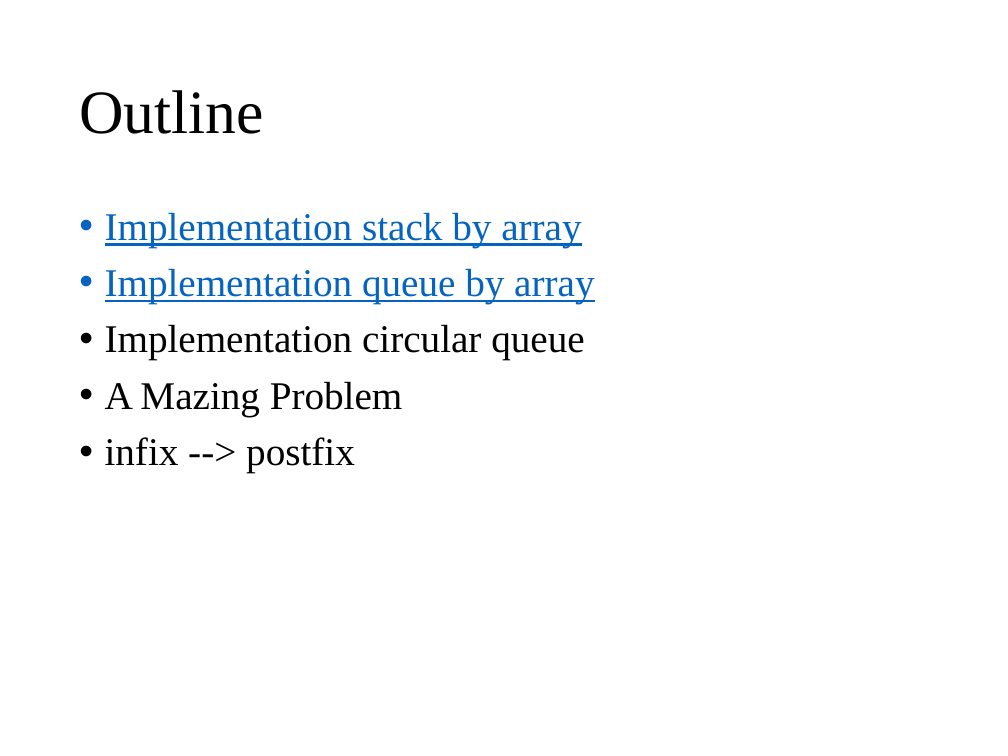
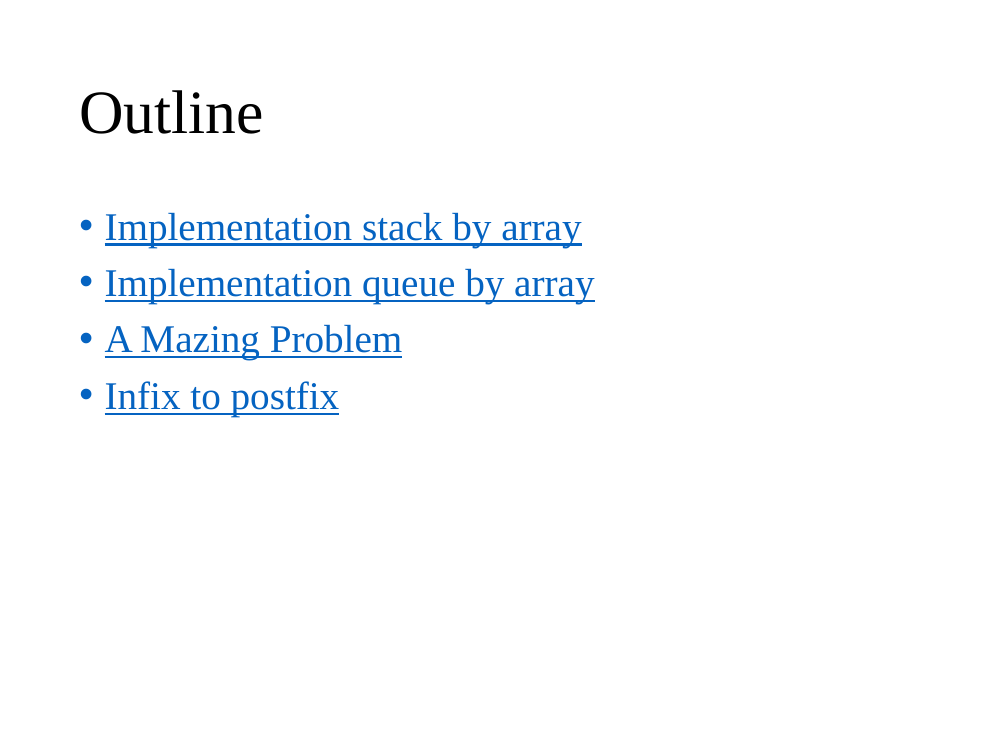
Before and after one commit to wangruxing/DataStructure, a slide deck: slide 2 of Chapter 3 Stacks and Queues/Chapter 3.pptx. Drawn at 1008x756 pixels with LibreOffice and Linux fonts; fonts in the diff are those of the drawing. Boxes give left, top, right and bottom in pixels: in the first picture for what was removed or moved away, otherwise in the second. Text is boxed around its words. In the diff, an @@ line names an element or a change of style, - is before the commit and + after.

```diff
--- a/Chapter 3 Stacks and Queues/Chapter 3.pptx
+++ b/Chapter 3 Stacks and Queues/Chapter 3.pptx
@@ text at <box>105,324,584,360</box>: paragraph removed @@
-• Implementation circular queue
@@ text at <box>105,324,403,360</box>: text colour #000000 to #0563C1, underline on in "A Mazing Problem" @@
@@ text at <box>105,381,340,416</box>: text changed; text colour #000000 to #0563C1 @@
-• infix --> postfix
+• Infix to postfix
```
Also in this commit, not shown: 2 other slides changed, 20 slides added, 4 slides removed, 34 other files.
